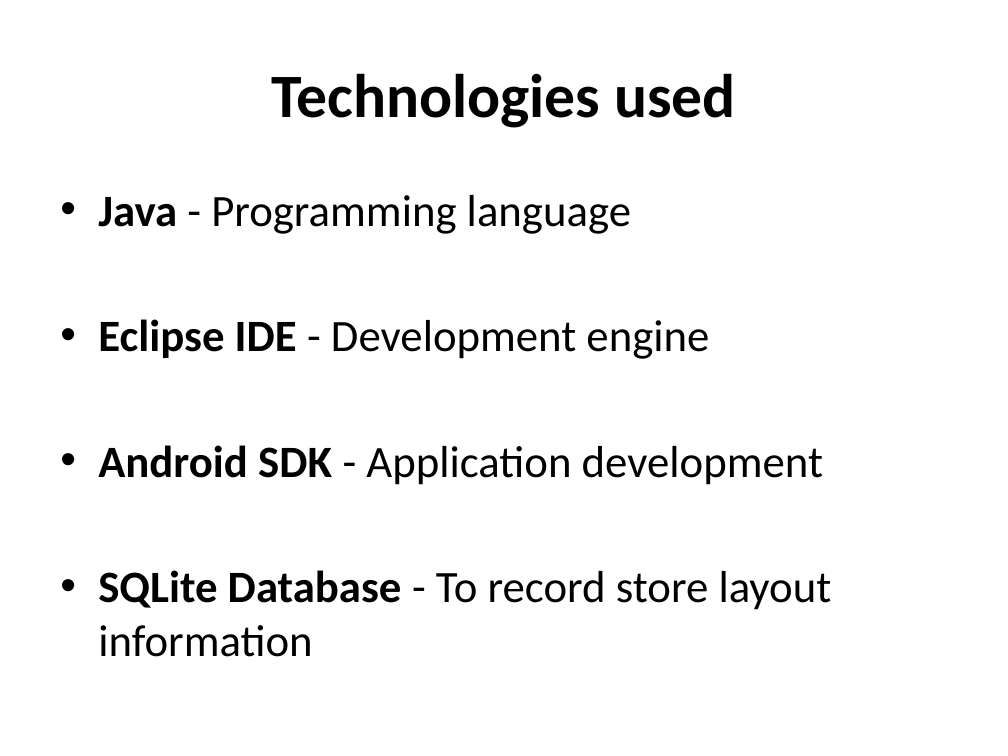
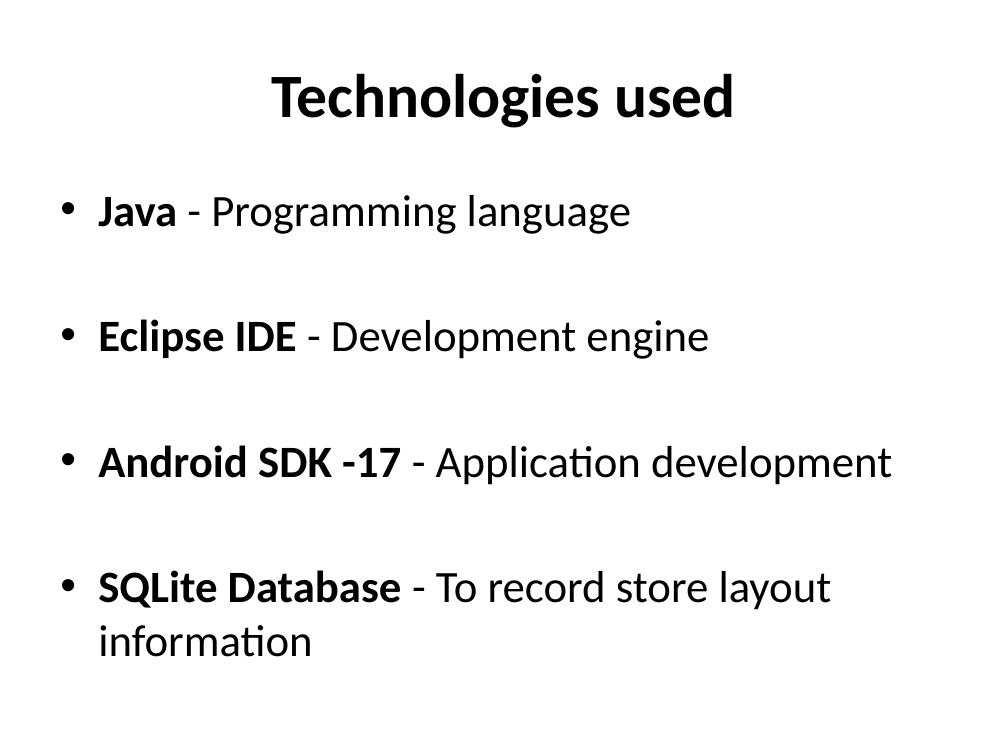
Before and after one commit to samuelbritt/QuickShop, a slide deck: slide 16 of QuickShop_DEMO.pptx (slide 5 before the commit). Drawn at 1008x756 pixels with LibreOffice and Linux fonts; fonts in the diff are those of the drawing. Boxes give left, top, right and bottom in pixels: in the first picture for what was removed or moved away, otherwise in the second. Text is boxed around its words. In the diff, an @@ line names an element or a change of style, - is before the commit and + after.

```diff
--- a/QuickShop_DEMO.pptx
+++ b/QuickShop_DEMO.pptx
@@ text at (98,445,892,485): text changed @@
-• Android SDK - Application development
+• Android SDK -17 - Application development
```
Also in this commit, not shown: 8 other slides changed, 2 slides added, 1 other file.
